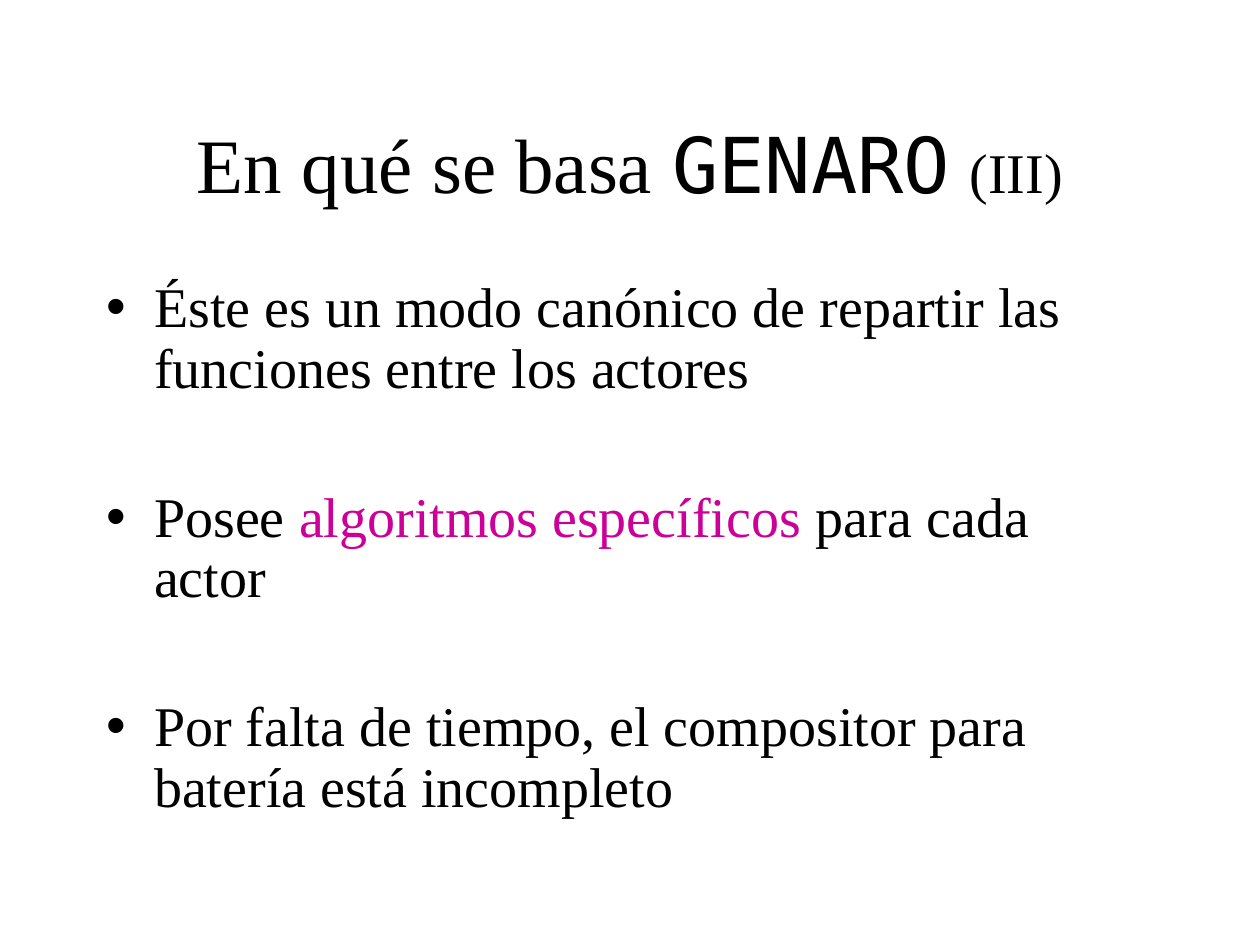
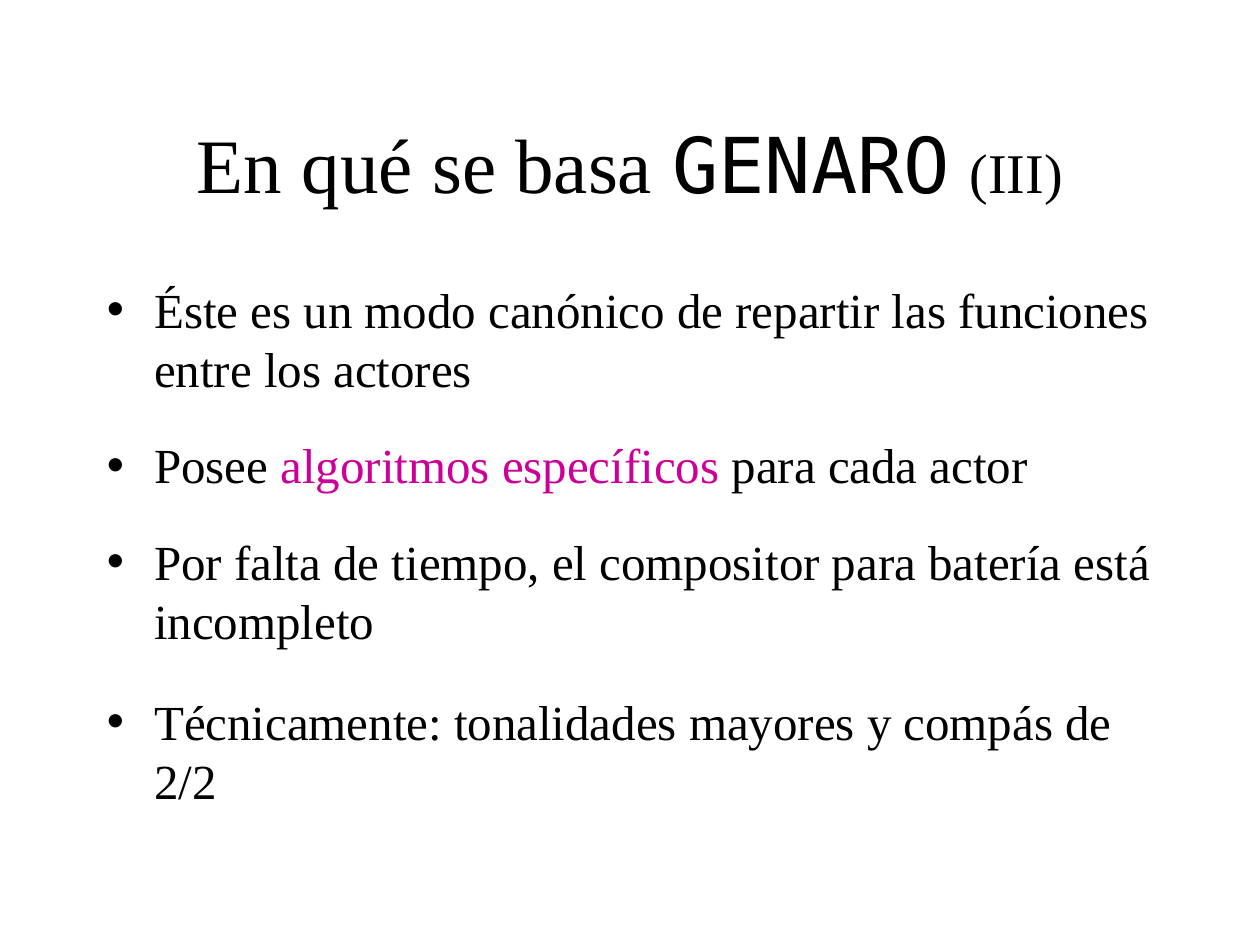
Before and after one commit to BackupTheBerlios/genaro, a slide deck: slide 8 of Documentos/MemoriaSSII/presentacion_proyecto2.ppt. Drawn at 1260x945 pixels with LibreOffice and Linux fonts; fonts in the diff are those of the drawing; background and template pictures are left out. Boxes give left, top, right and bottom in pixels: in the first picture for what was removed or moved away, otherwise in the second. Text is boxed around its words. In the diff, an @@ line names an element or a change of style, - is before the commit and + after.

Commit message:
a falta de revision de Javi

```diff
--- a/Documentos/MemoriaSSII/presentacion_proyecto2.ppt
+++ b/Documentos/MemoriaSSII/presentacion_proyecto2.ppt
@@ text at <box>154,290,1150,648</box>: size 32 to 28 pt in "Éste es un modo canónico de repartir ...", "Posee algoritmos específicos para cada actor", "Por falta de tiempo, el compositor para ..."; line spacing 0.9 to 1; less space between paragraphs @@
@@ text at <box>154,706,1111,800</box>: paragraph added @@
+• Técnicamente: tonalidades mayores y compás de 2/2
```
Also in this commit, not shown: 16 other slides changed, 1 slide removed.
